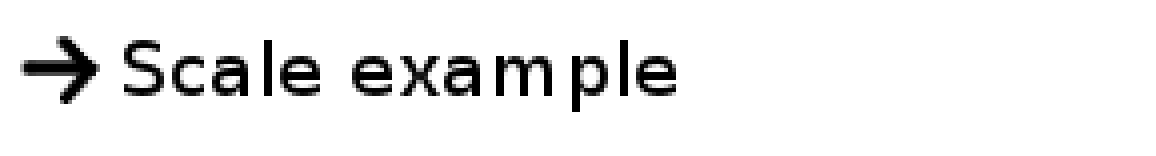
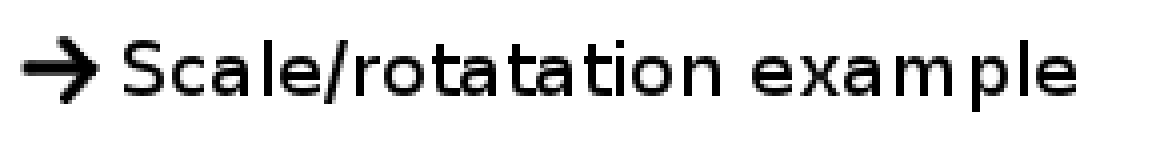
Before/after of a 1156 x 156 layered artwork. What changed in the layer stack:
renamed "Scale example" to "Scale/rotatation example", painted on it over [324,40,1076,112]
